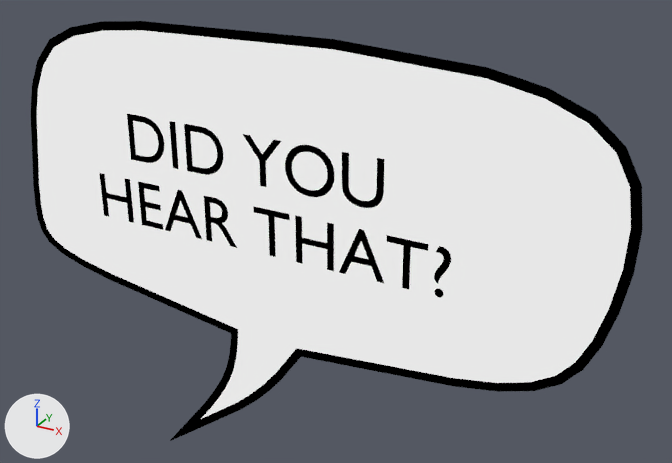
The Blender file Resources/letter_wordballoon.blend: old version first, new version second.
Camera for both pictures: a 50 mm lens placed at (1.87, -2.81, 1.32), pointed at (0.24, 0.17, -0.16). Every picture has the same lights, and +X, +Y and +Z are marked at lower left. Text is drawn in Blender's own font.

Objects in the first picture: 'Text', 'Wordballoon'.
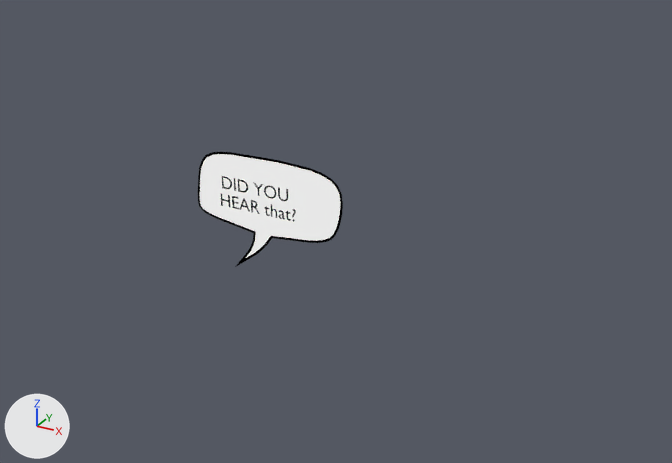
Pixel boxes (x1, y1, x2, y2) of what changed, in the pictures (672 x 463 px):
'Wordballoon', mesh rescaled, modifiers changed (76% narrower, 72% shorter)
    before: (31, 21, 642, 441)
    after: (198, 152, 343, 267)
'Text', text changed
    before: (100, 114, 451, 297)
    after: (221, 176, 296, 222)

What changed in the scene script:
```text
Change me_circle:
    where me_circle.from_pydata(...)  # 14 vertices, 3 faces; spans x -1.25..1.48, y 0.0, z -1.26..0.63
    used by ob_wordballoon; location = (0.0, 0.0, 0.0)
    me_circle part 1: the whole mesh is scaled about the mesh origin by 0.25
Change txt_text:
    txt_text.body: 'DID YOU \nHEAR THAT?' -> 'DID YOU \nHEAR that?'
    add txt_text.fill_mode = 'FRONT'
    txt_text.size: 0.286 -> 0.075
Change ob_wordballoon:
    where _m = ob_wordballoon.modifiers.new('Wireframe', 'WIREFRAME')
    _m.thickness: 0.0359 -> 0.01
```
